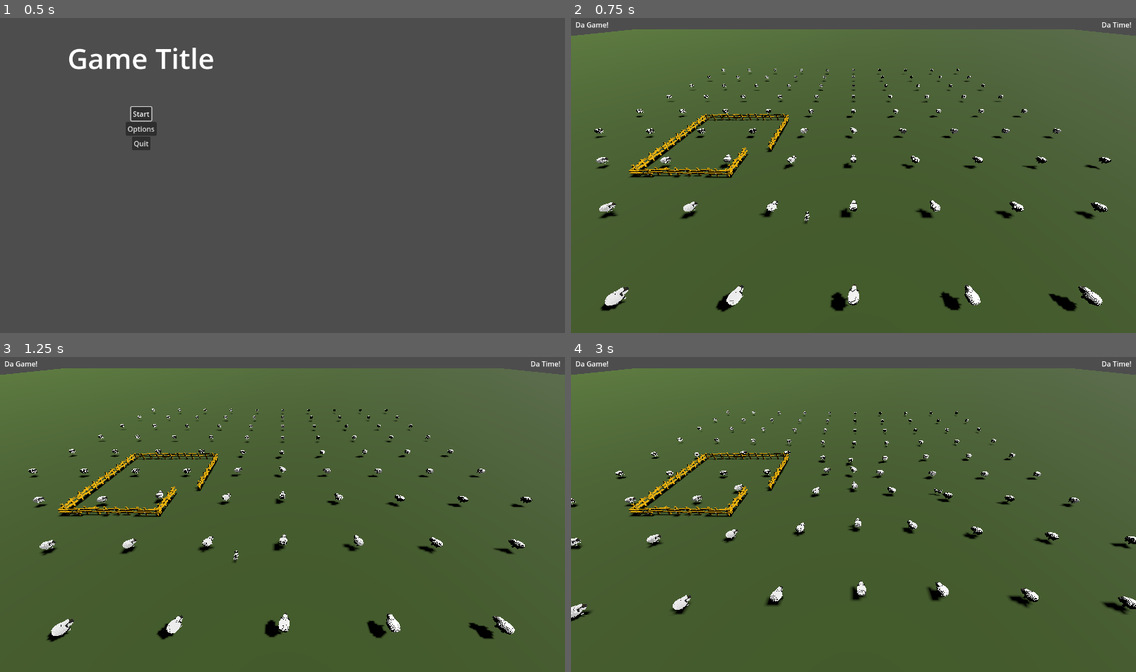
Above: before the commit, frames 1-4 (two rows, left to right).
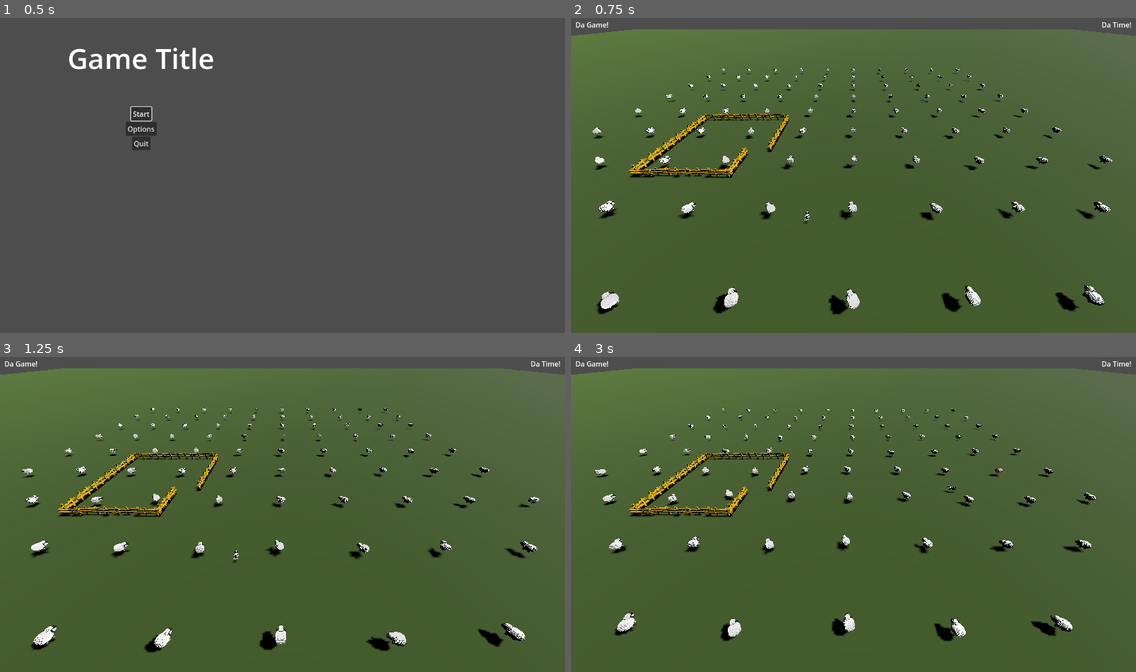
Above: after the commit, the same moments.

Repository: hunttis/ld-58
Game: Godot game, scene res://assets/scenes/master.tscn
Two runs of this game, one before a commit and one after it. Both use one fixed random seed, a clock stepped at 60 frames per second and the inputs below.
Inputs (mouse positions are in pixels of both pictures, inside the frame that each line leads up to):
- Up to frame 1 (0.5 s): no input
- Up to frame 2 (0.75 s): click "Start" at 0.5 s
- Up to frame 3 (1.25 s): no input
- Up to frame 4 (3 s): move the mouse to (977, 498) at 1.27 s; click (977, 498) at 1.35 s; move the mouse to (740, 530) at 2.02 s; tap Q (ability_q) at 2.1 s; move the mouse to (910, 442) at 2.77 s; click (910, 442) at 2.85 s

Frame 1 is identical in both runs. In frame 2, 2.1% of the frame differs, in the area x 3-96%, y 15-95%; in frame 3, 4.6%; in frame 4, 5.4%, in the area x 0-100%, y 16-91%.

Commit message:
sheeps move more better

Diff:
--- a/assets/scenes/game/sheep/Sheep.gd
+++ b/assets/scenes/game/sheep/Sheep.gd
@@ -4,21 +4,19 @@
 
 @export var sheep_dog = Vector3.ZERO
 
-@export var neighbor_radius: float = 8.0
-@export var max_neighbors: int = 10
 @export var dog_fear_radius: float = 10.0
 
 @export var max_idle_speed: float = 2
 @export var separation_radius: float = 1.5
 
 @export var look_ahead: float = 1.0
+@export var rotation_speed: float = 5.0
 
-@export var weight_goal: float = 0.6
-@export var weight_cohesion: float = 0.5
+@export var weight_cohesion: float = 0.2
 @export var weight_separation: float = 1.0
-@export var weight_align: float = 0.4
+@export var weight_align: float = 0.2
 @export var weight_dog: float = 2.0
-@export var weight_wander: float = 0.15
+@export var weight_wander: float = 0.5
 
 @onready var agent: NavigationAgent3D = $NavigationAgent3D
 
@@ -35,15 +33,25 @@
 func _on_velocity_computed(safe_velocity: Vector3) -> void:
     # Apply the avoidance-adjusted velocity to the body
     velocity = safe_velocity
-    var target_dir := position + velocity
-    look_at(Vector3(target_dir.x, global_position.y, target_dir.z))
+
+    # Smoothly rotate towards movement direction
+    if velocity.length() > 0.001:
+        var target_dir := velocity.normalized()
+        var target_transform := Transform3D()
+        target_transform.origin = global_position
+        target_transform = target_transform.looking_at(global_position + target_dir, Vector3.UP)
+
+        # Slerp the basis for smooth rotation
+        var delta := get_physics_process_delta_time()
+        global_transform.basis = global_transform.basis.slerp(target_transform.basis, rotation_speed * delta)
+
     move_and_slide()
 
 func _physics_process(_delta: float) -> void:
   _neighbors = get_tree().get_nodes_in_group("sheep")
 
   var steer := Vector3.ZERO
-  steer += _towards(goal_point) * weight_goal
+  # steer += _towards(goal_point) * weight_goal
 
   if _neighbors.size() > 0:
     var centroid := _average_pos(_neighbors)
@@ -60,6 +68,8 @@
   # Dog repulsion
   steer += _dog_repulsion(_dogs) * weight_dog
 
+  # Wander
+  steer += _wander() * weight_wander
 
   var desired_dir := steer
   if desired_dir.length() < 0.001:
@@ -116,3 +126,9 @@
             # Heavier inverse-square, scales up close to the dog
             f += off.normalized() * (1.0 / (dist * dist))
     return f
+
+func _wander() -> Vector3:
+    # Small random nudge on the XZ plane
+    var angle := rnd.randf_range(-PI, PI)
+    var v := Vector3(cos(angle), 0.0, sin(angle))
+    return v
--- a/assets/scenes/game/sheep/Sheep.tscn
+++ b/assets/scenes/game/sheep/Sheep.tscn
@@ -7,6 +7,7 @@
 
 [node name="CharacterBody3D" type="CharacterBody3D"]
 script = ExtResource("1_i4pnq")
+weight_separation = 0.2
 
 [node name="CollisionShape3D" type="CollisionShape3D" parent="."]
 shape = SubResource("BoxShape3D_6bqu2")
